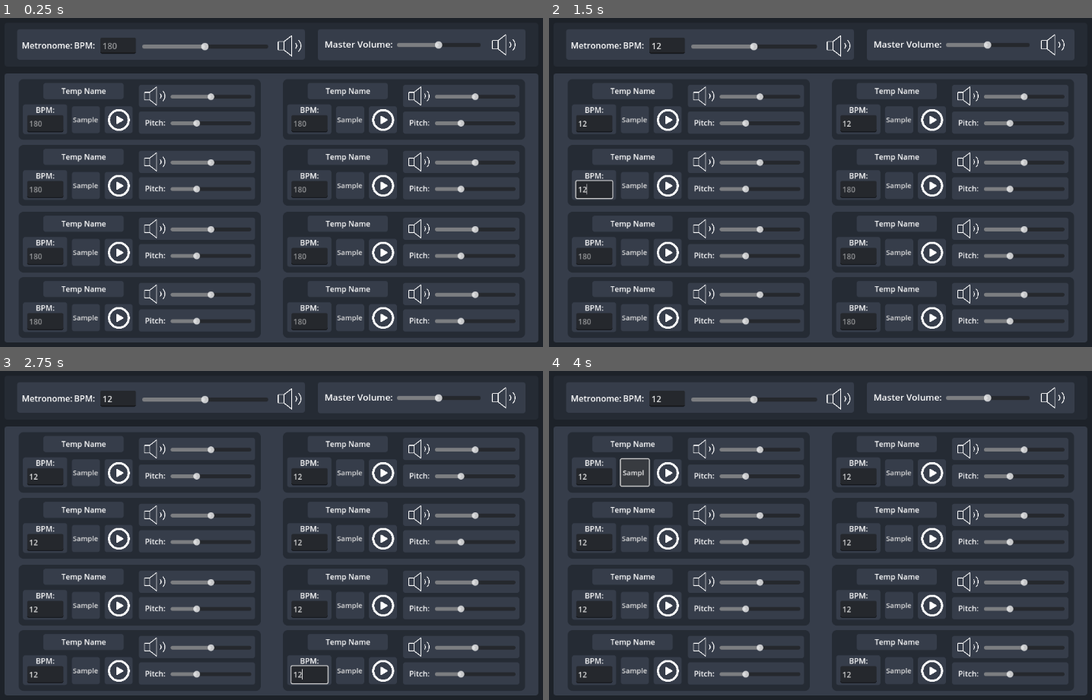
Above: before the commit, frames 1-4 (two rows, left to right).
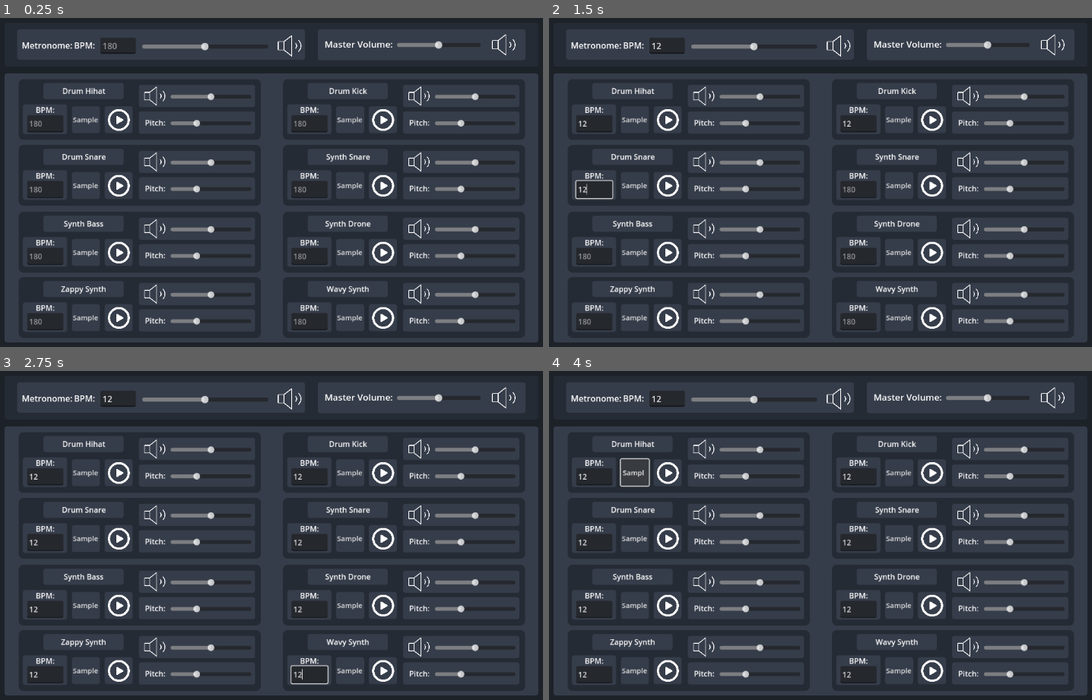
Above: after the commit, the same moments.

Repository: kbrady478/Music_Toy
Game: Godot game, scene res://Main_Scene.tscn
Same seed, same stepped clock (60 frames per second), same inputs: the game is played once before the commit and once after it.
Inputs (mouse positions are in pixels of both pictures, inside the frame that each line leads up to):
- Up to frame 1 (0.25 s): no input
- Up to frame 2 (1.5 s): click (668, 44) at 0.52 s; type "12" at 0.6 s; click (592, 123) at 0.75 s; type "12" at 0.83 s; click (858, 123) at 0.98 s; type "12" at 1.07 s; click (592, 189) at 1.27 s; type "12" at 1.35 s
- Up to frame 3 (2.75 s): click (309, 542) at 1.5 s; type "12" at 1.58 s; click (43, 607) at 1.73 s; type "12" at 1.82 s; click (309, 607) at 2.02 s; type "12" at 2.1 s; click (43, 673) at 2.25 s; type "12" at 2.33 s; click (309, 673) at 2.48 s; type "12" at 2.57 s
- Up to frame 4 (4 s): click "Sample" at 2.75 s; click "Sample" at 3.5 s

The runs differ from the first frame. In frame 1, 0.7% of the frame differs, in the area x 11-69%, y 21-84%; in frame 2, 0.7%; in frame 3, 0.7%; in frame 4, 0.7%.

Commit message:
Audio files added and implemented
Still can't get containers to work properly, so we're stuck with 8 sounds

Diff:
--- a/Main_Scene.tscn
+++ b/Main_Scene.tscn
@@ -7,6 +7,13 @@
 [ext_resource type="Texture2D" uid="uid://b1ah5tfl1uv41" path="res://Images/speaker_Muted.png" id="5_5sjee"]
 [ext_resource type="PackedScene" uid="uid://fyo102umoyhj" path="res://Prefabs/Key Components/Metronome_Controller.tscn" id="5_syk2d"]
 [ext_resource type="PackedScene" uid="uid://u5od8msmyrxg" path="res://Prefabs/Key Components/Sound_Effect_Controller.tscn" id="7_6hxk4"]
+[ext_resource type="AudioStream" uid="uid://b120uxrlao80s" path="res://Audio/drum_Kick.wav" id="8_5r2in"]
+[ext_resource type="AudioStream" uid="uid://bf5dm361ybfdy" path="res://Audio/drum_Snare.wav" id="9_vbhm3"]
+[ext_resource type="AudioStream" uid="uid://djx2rad42pdtg" path="res://Audio/synth_Snare.wav" id="10_q2dx4"]
+[ext_resource type="AudioStream" uid="uid://d2mbv15otor1a" path="res://Audio/synth_Bass.wav" id="11_5ambp"]
+[ext_resource type="AudioStream" uid="uid://cenrumm3jkfi3" path="res://Audio/synth_Drone.wav" id="12_f3cfs"]
+[ext_resource type="AudioStream" uid="uid://b8470ivpco1bs" path="res://Audio/zappy_Synth.wav" id="13_esfdx"]
+[ext_resource type="AudioStream" uid="uid://h6jrkewd8ry0" path="res://Audio/wavy_Synth.mp3" id="14_qg0a4"]
 
 [sub_resource type="StyleBoxFlat" id="StyleBoxFlat_cvkrs"]
 bg_color = Color(0.113725, 0.133333, 0.160784, 1)
@@ -204,6 +211,10 @@
 offset_right = 27.0
 offset_bottom = 21.0
 
+[node name="Audio Name Label" parent="CanvasLayer/Background/Selection Layer/Panel/(Sound Effect) Controller/UI Elements/Panel/Audio Name" index="0"]
+text = "Drum Hihat
+"
+
 [node name="(Sound Effect) Controller2" parent="CanvasLayer/Background/Selection Layer/Panel" instance=ExtResource("7_6hxk4")]
 layout_mode = 1
 anchors_preset = 0
@@ -216,6 +227,12 @@
 grow_horizontal = 1
 grow_vertical = 1
 
+[node name="Sound_Effect" parent="CanvasLayer/Background/Selection Layer/Panel/(Sound Effect) Controller2/Audio Controller" index="0"]
+stream = ExtResource("8_5r2in")
+
+[node name="Audio Name Label" parent="CanvasLayer/Background/Selection Layer/Panel/(Sound Effect) Controller2/UI Elements/Panel/Audio Name" index="0"]
+text = "Drum Kick"
+
 [node name="Panel2" type="Panel" parent="CanvasLayer/Background/Selection Layer"]
 layout_mode = 1
 offset_top = 115.0
@@ -228,6 +245,12 @@
 offset_top = 21.0
 offset_right = 27.0
 offset_bottom = 21.0
+
+[node name="Sound_Effect" parent="CanvasLayer/Background/Selection Layer/Panel2/(Sound Effect) Controller/Audio Controller" index="0"]
+stream = ExtResource("9_vbhm3")
+
+[node name="Audio Name Label" parent="CanvasLayer/Background/Selection Layer/Panel2/(Sound Effect) Controller/UI Elements/Panel/Audio Name" index="0"]
+text = "Drum Snare"
 
 [node name="(Sound Effect) Controller2" parent="CanvasLayer/Background/Selection Layer/Panel2" instance=ExtResource("7_6hxk4")]
 layout_mode = 1
@@ -241,6 +264,12 @@
 grow_horizontal = 1
 grow_vertical = 1
 
+[node name="Sound_Effect" parent="CanvasLayer/Background/Selection Layer/Panel2/(Sound Effect) Controller2/Audio Controller" index="0"]
+stream = ExtResource("10_q2dx4")
+
+[node name="Audio Name Label" parent="CanvasLayer/Background/Selection Layer/Panel2/(Sound Effect) Controller2/UI Elements/Panel/Audio Name" index="0"]
+text = "Synth Snare"
+
 [node name="Panel3" type="Panel" parent="CanvasLayer/Background/Selection Layer"]
 layout_mode = 1
 offset_top = 242.0
@@ -253,6 +282,12 @@
 offset_top = 21.0
 offset_right = 27.0
 offset_bottom = 21.0
+
+[node name="Sound_Effect" parent="CanvasLayer/Background/Selection Layer/Panel3/(Sound Effect) Controller/Audio Controller" index="0"]
+stream = ExtResource("11_5ambp")
+
+[node name="Audio Name Label" parent="CanvasLayer/Background/Selection Layer/Panel3/(Sound Effect) Controller/UI Elements/Panel/Audio Name" index="0"]
+text = "Synth Bass"
 
 [node name="(Sound Effect) Controller2" parent="CanvasLayer/Background/Selection Layer/Panel3" instance=ExtResource("7_6hxk4")]
 layout_mode = 1
@@ -266,6 +301,12 @@
 grow_horizontal = 1
 grow_vertical = 1
 
+[node name="Sound_Effect" parent="CanvasLayer/Background/Selection Layer/Panel3/(Sound Effect) Controller2/Audio Controller" index="0"]
+stream = ExtResource("12_f3cfs")
+
+[node name="Audio Name Label" parent="CanvasLayer/Background/Selection Layer/Panel3/(Sound Effect) Controller2/UI Elements/Panel/Audio Name" index="0"]
+text = "Synth Drone"
+
 [node name="Panel4" type="Panel" parent="CanvasLayer/Background/Selection Layer"]
 layout_mode = 1
 offset_top = 366.0
@@ -278,6 +319,13 @@
 offset_top = 21.0
 offset_right = 27.0
 offset_bottom = 21.0
+
+[node name="Sound_Effect" parent="CanvasLayer/Background/Selection Layer/Panel4/(Sound Effect) Controller/Audio Controller" index="0"]
+stream = ExtResource("13_esfdx")
+
+[node name="Audio Name Label" parent="CanvasLayer/Background/Selection Layer/Panel4/(Sound Effect) Controller/UI Elements/Panel/Audio Name" index="0"]
+text = "Zappy Synth
+"
 
 [node name="(Sound Effect) Controller2" parent="CanvasLayer/Background/Selection Layer/Panel4" instance=ExtResource("7_6hxk4")]
 layout_mode = 1
@@ -291,6 +339,12 @@
 grow_horizontal = 1
 grow_vertical = 1
 
+[node name="Sound_Effect" parent="CanvasLayer/Background/Selection Layer/Panel4/(Sound Effect) Controller2/Audio Controller" index="0"]
+stream = ExtResource("14_qg0a4")
+
+[node name="Audio Name Label" parent="CanvasLayer/Background/Selection Layer/Panel4/(Sound Effect) Controller2/UI Elements/Panel/Audio Name" index="0"]
+text = "Wavy Synth"
+
 [node name="Main" type="Control" parent="."]
 layout_mode = 2
 
@@ -299,3 +353,11 @@
 
 [editable path="CanvasLayer/Background/Top Layer/Metronome_Controller"]
 [editable path="CanvasLayer/Background/Top Layer/Metronome_Controller/Metronome"]
+[editable path="CanvasLayer/Background/Selection Layer/Panel/(Sound Effect) Controller"]
+[editable path="CanvasLayer/Background/Selection Layer/Panel/(Sound Effect) Controller2"]
+[editable path="CanvasLayer/Background/Selection Layer/Panel2/(Sound Effect) Controller"]
+[editable path="CanvasLayer/Background/Selection Layer/Panel2/(Sound Effect) Controller2"]
+[editable path="CanvasLayer/Background/Selection Layer/Panel3/(Sound Effect) Controller"]
+[editable path="CanvasLayer/Background/Selection Layer/Panel3/(Sound Effect) Controller2"]
+[editable path="CanvasLayer/Background/Selection Layer/Panel4/(Sound Effect) Controller"]
+[editable path="CanvasLayer/Background/Selection Layer/Panel4/(Sound Effect) Controller2"]
Not shown, added: Audio/drum_Kick.wav.import
Not shown, added: Audio/drum_Snare.wav.import
Not shown, added: Audio/synth_Bass.wav.import
Not shown, added: Audio/synth_Drone.wav.import
Not shown, added: Audio/synth_Snare.wav.import
Not shown, added: Audio/wavy_Synth.mp3.import
Not shown, added: Audio/zappy_Synth.wav.import
Not shown: 1 places in Main_Scene.tscn that only renumber resources
Not shown, added: Audio/drum_Kick.wav
Not shown, added: Audio/drum_Snare.wav
Not shown, added: Audio/synth_Bass.wav
Not shown, added: Audio/synth_Drone.wav
(and 3 more such lines)
